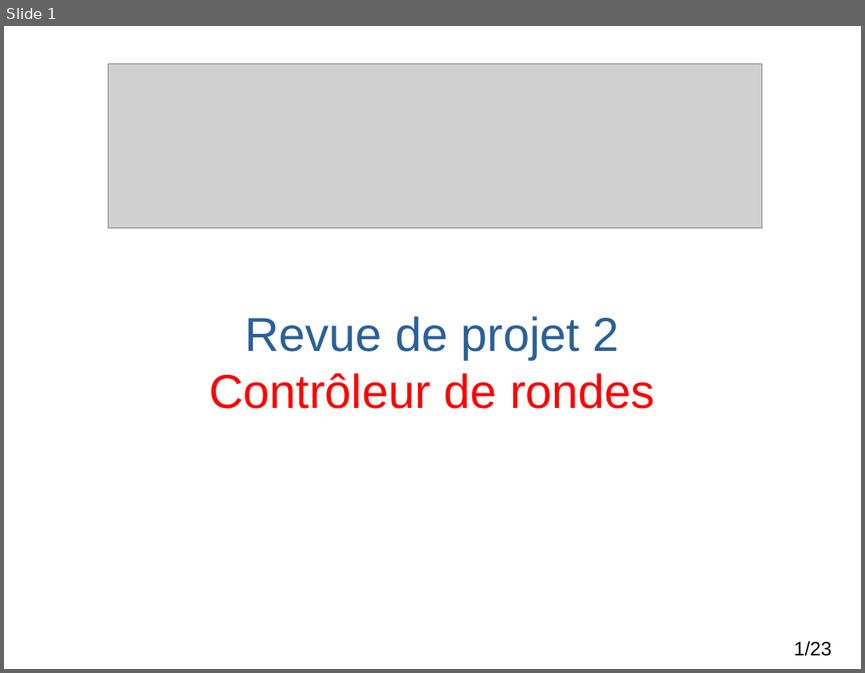
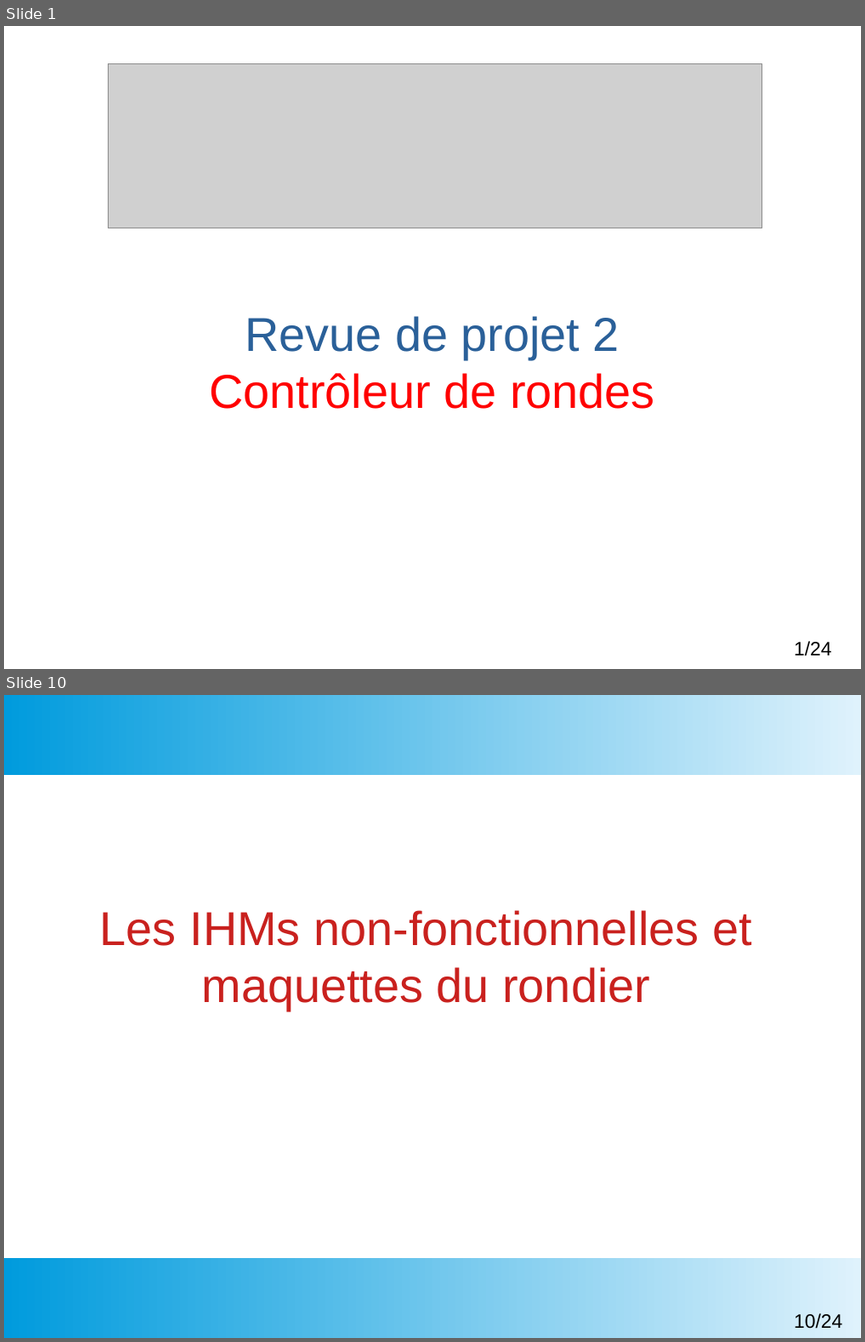
Before and after one commit to msoulard/ControleurDeRondes, a slide deck: Diapos/DiapoRevue2.odp. Shown one above the other, each under a label of ours: slide 1 before the commit, slides 1 and 10 after it; the slides between them are not shown. The pictures are 865x673 and 865x1342 pixels, drawn with LibreOffice and Linux fonts; fonts in the diff are those of the drawing; grey boxes stand for pictures; background and template pictures are left out. Boxes give left, top, right and bottom in pixels: in the first picture for what was removed or moved away, otherwise in the second. Text is boxed around its words. In the diff, an @@ line names an element or a change of style, - is before the commit and + after.

```diff
--- a/Diapos/DiapoRevue2.odp
+++ b/Diapos/DiapoRevue2.odp
@@ slide 10 added at (4, 695, 861, 1338), background #FFFFFF @@
@@ rectangle added at (4, 695, 861, 775), fill gradient #DFF2FC to #009BDD @@
@@ title added at (100, 910, 752, 1010), 44 pt, text #C9211E @@
+Les IHMs non-fonctionnelles et maquettes du rondier
@@ rectangle added at (4, 1258, 861, 1338), fill gradient #DFF2FC to #009BDD @@
@@ page number added at (794, 1313, 842, 1328), 18 pt, text #000000 @@
+10/24
@@ page number at (794, 641, 831, 656): text changed @@
-1/23
+1/24
```
Also in this commit, not shown: 5 slides changed, 14 other slides added, 14 slides removed, 23 other files.
